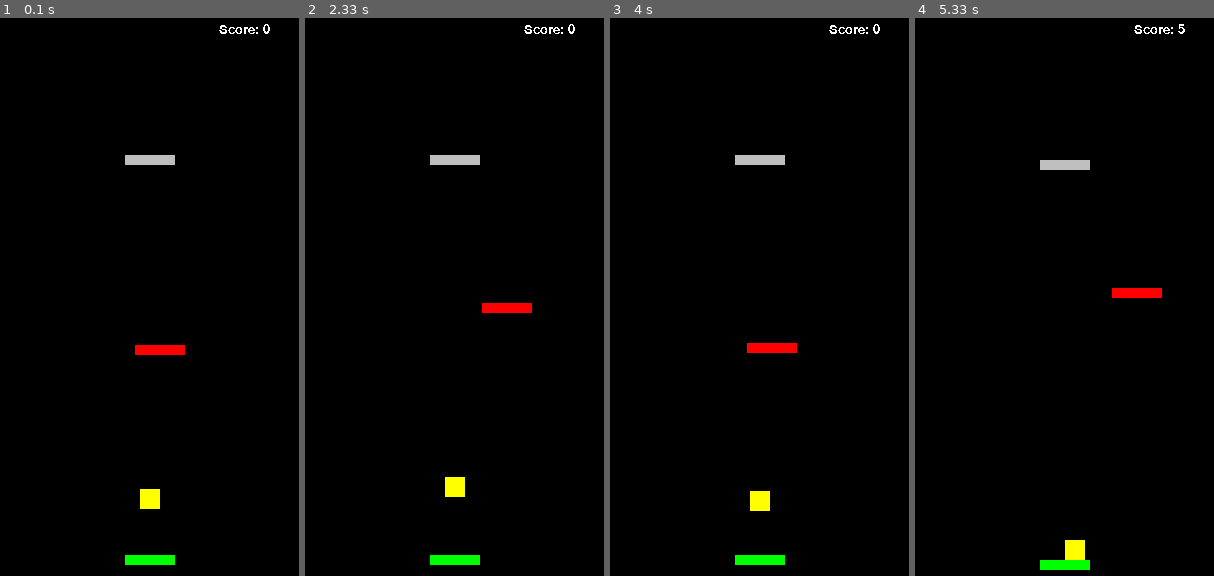
Above: before the commit, frames 1-4 (left to right).
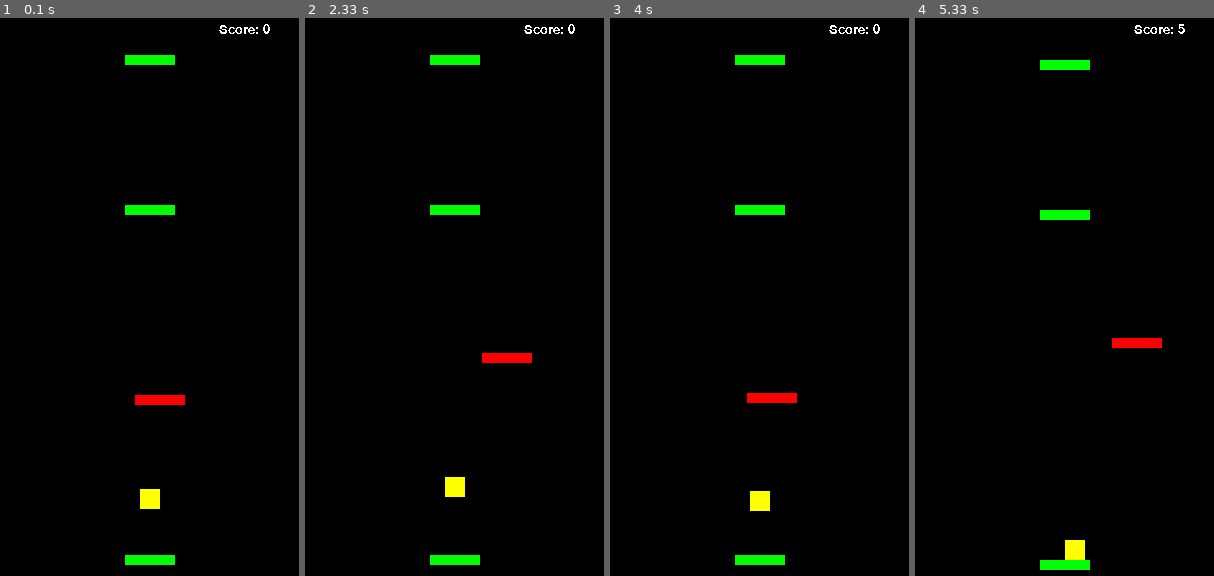
Above: after the commit, the same moments.

Repository: lolloz98/pygame_games
Game: pygame game, started from dodo_jump/main.py
The game is run twice, just before and just after one commit, with the same random seed, the same clock (stepped at 60 frames per second) and the same inputs.
Inputs:
- Up to frame 1 (0.1 s): no input
- Up to frame 2 (2.33 s): hold D 0.33-0.8 s; hold D 0.83-1.3 s; hold A 1.33-1.87 s; hold A 1.9-2.3 s
- Up to frame 3 (4 s): hold D 2.33-2.97 s; hold D from 3.9 s (still down)
- Up to frame 4 (5.33 s): release D at 4.37 s; hold D 4.4-4.87 s; hold A from 4.9 s (still down)

The runs differ from the first frame. In frame 1, 1.5% of the frame differs, in the area x 41-62%, y 6-70%; in frame 2, 1.5%; in frame 3, 1.5%; in frame 4, 1.5%.

Commit message:
DODO-JUMP Introduce level concept

Diff:
--- /dev/null
+++ b/dodo_jump/levels.py
@@ -0,0 +1,12 @@
+from tile import *
+from pygame import Vector2
+
+
+def level1(p: Vector2):
+    return [
+        normalTile(p.elementwise() + Vector2(150, 550)),
+        movingTileXY(p.elementwise() + Vector2(150, 400)),
+        normalTile(p.elementwise() + Vector2(150, 200)),
+        normalTile(p.elementwise() + Vector2(150, 50)),
+        normalTile(p.elementwise() + Vector2(150, -20)),
+    ]
--- a/dodo_jump/main.py
+++ b/dodo_jump/main.py
@@ -1,7 +1,7 @@
 import pygame
 from sys import exit
 import constants
-import tile
+import tile_manager
 import player
 import time
 
@@ -22,7 +22,7 @@
 next_score_for_inc: int = 0
 
 
-tile_manager: tile.TileManager = None
+tile_mng: tile_manager.TileManager = None
 dodo: player.Player = None
 
 
@@ -35,8 +35,8 @@
     died = False
     global difficulty
     difficulty = 5
-    global tile_manager
-    tile_manager = tile.TileManager()
+    global tile_mng
+    tile_mng = tile_manager.TileManager()
     global dodo
     dodo = player.Player()
 
@@ -95,16 +95,16 @@
         clock.tick(constants.max_fps)
         continue
 
-    tile_manager.apply_effects_on_tiles(dt)
+    tile_mng.apply_effects_on_tiles(dt)
     dodo.moveX(dt)
-    dodo.moveY(dt, tile_manager.group)
+    dodo.moveY(dt, tile_mng.group)
     if dodo.rect.midbottom[1] < constants.lift_screen_height:
         diff = constants.lift_screen_height - dodo.rect.midbottom[1]
         dodo.rect.midbottom = (dodo.rect.midbottom[0], constants.lift_screen_height)
-        tile_manager.push_down_tiles(diff)
+        tile_mng.push_down_tiles(diff)
         score += diff
 
-    tile_manager.draw(screen)
+    tile_mng.draw(screen)
     dodo.draw(screen)
     screen.blit(
         text_surface,
--- a/dodo_jump/tile.py
+++ b/dodo_jump/tile.py
@@ -20,7 +20,8 @@
 
 
 class Tile(pygame.sprite.Sprite):
-    def __init__(self, position, effect=effects.Effect(), dimensions=constants.tile_basic_size, color=constants.tile_basic_color):
+    def __init__(self, position, effect=effects.Effect(), dimensions=constants.tile_basic_size,
+                 color=constants.tile_basic_color):
         super().__init__()
         effect.init_pos = pygame.Vector2(position)
         self.position = position
@@ -36,33 +37,3 @@
             self.rect.midbottom[0] + direction[0] * dt,
             self.rect.midbottom[1] + direction[1] * dt
         )
-
-
-class TileManager:
-    def __init__(self):
-        self.tiles = [normalTile((150, 550)), movingTileXY((150, 350)), jumpingTile((150, 150))]
-        self.tiles_type = [Tile]
-        self.group = pygame.sprite.Group()
-        self.group.add(self.tiles)
-
-    def addTile(self, offset=10, type_of_tile=0):
-        self.tiles.append(self.tiles_type[type_of_tile](self.tiles[-1].position))
-        self.group.add(self.tiles[-1])
-
-    def draw(self, screen):
-        self.group.draw(screen)
-
-    def push_down_tiles(self, diff):
-        torem = False
-        for t in self.tiles:
-            ny = t.rect.midtop[1] + diff
-            t.rect.midtop = (t.rect.midtop[0], ny)
-            if ny > constants.screen_size[1] + constants.tile_offset_to_die:
-                torem = True
-
-        if torem:
-            self.tiles.pop(0)
-
-    def apply_effects_on_tiles(self, dt):
-        for tile in self.tiles:
-            tile.effect.applyEffectToTile(tile, dt)
--- /dev/null
+++ b/dodo_jump/tile_manager.py
@@ -0,0 +1,32 @@
+from levels import *
+
+
+class TileManager:
+    def __init__(self):
+        # self.tiles = [normalTile((150, 550)), movingTileXY((150, 350)), jumpingTile((150, 150))]
+        self.tiles = level1(pygame.Vector2(0, 0))
+        self.tiles_type = [Tile]
+        self.group = pygame.sprite.Group()
+        self.group.add(self.tiles)
+
+    def addTile(self, offset=10, type_of_tile=0):
+        self.tiles.append(self.tiles_type[type_of_tile](self.tiles[-1].position))
+        self.group.add(self.tiles[-1])
+
+    def draw(self, screen):
+        self.group.draw(screen)
+
+    def push_down_tiles(self, diff):
+        torem = False
+        for t in self.tiles:
+            ny = t.rect.midtop[1] + diff
+            t.rect.midtop = (t.rect.midtop[0], ny)
+            if ny > constants.screen_size[1] + constants.tile_offset_to_die:
+                torem = True
+
+        if torem:
+            self.tiles.pop(0)
+
+    def apply_effects_on_tiles(self, dt):
+        for tile in self.tiles:
+            tile.effect.applyEffectToTile(tile, dt)
